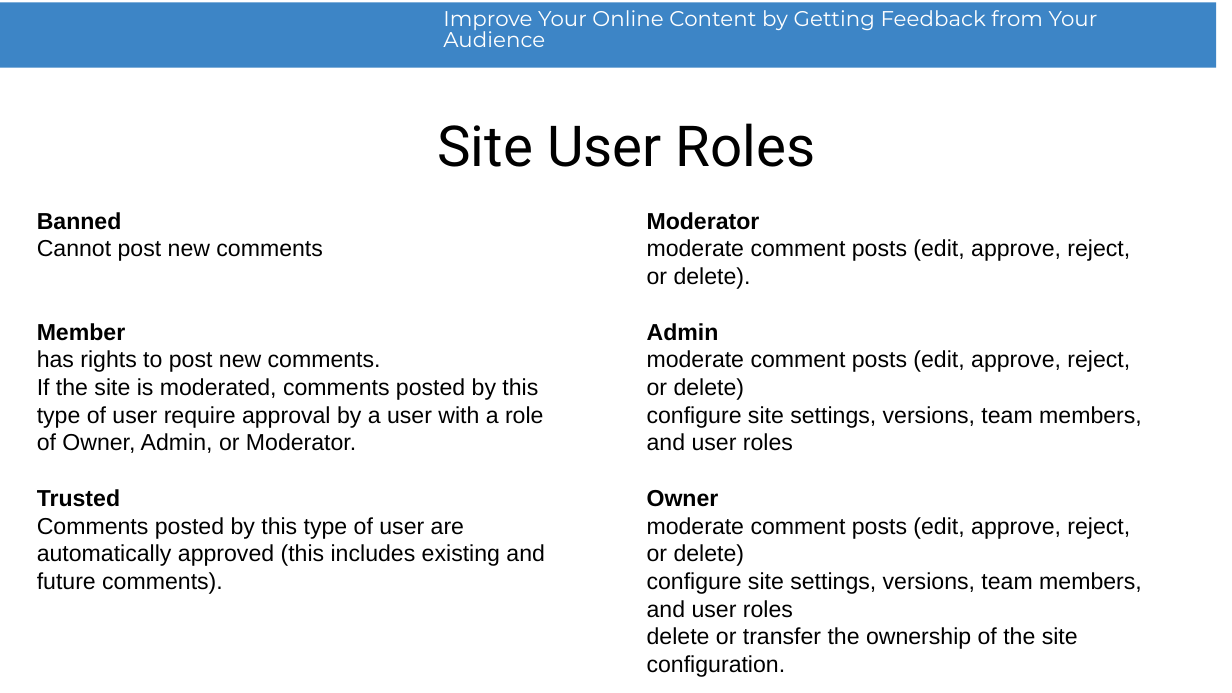
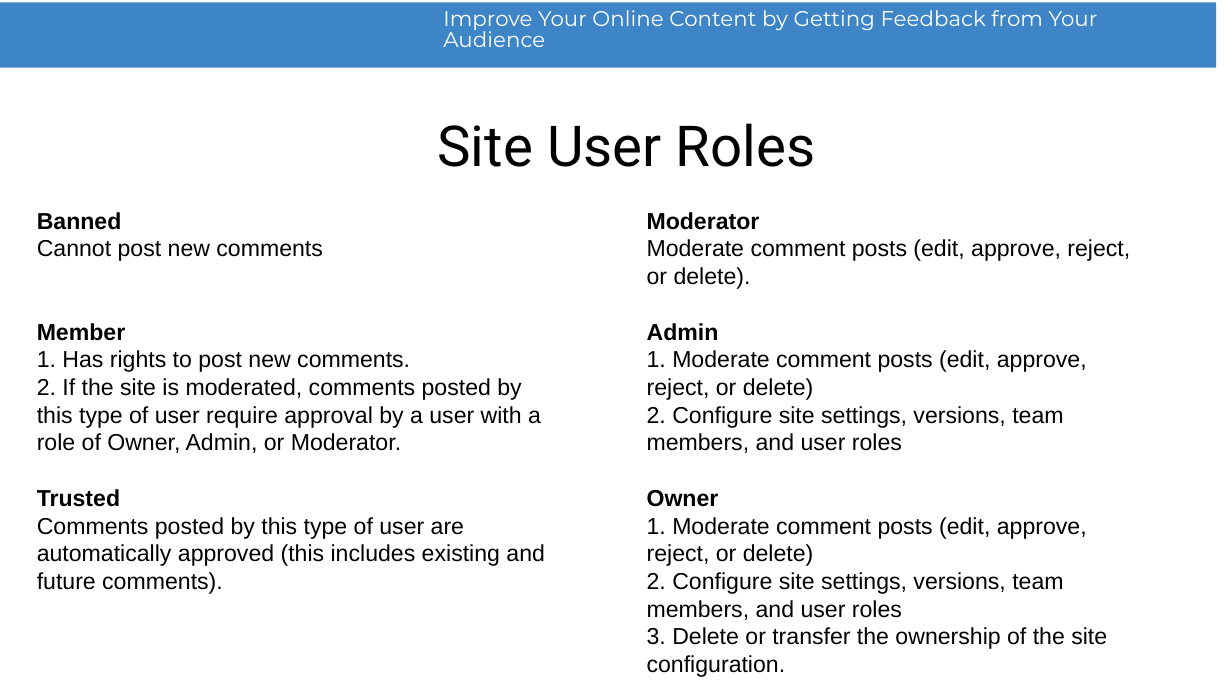
Before and after one commit to radu-pisoi/feedback-presentation, a slide deck: slide 26 of presentation/feedback-demo.odp (slide 20 before the commit). Drawn at 1232x693 pixels with LibreOffice and Linux fonts; fonts in the diff are those of the drawing; background and template pictures are left out. Boxes give left, top, right and bottom in pixels: in the first picture for what was removed or moved away, otherwise in the second. Text is boxed around its words. In the diff, an @@ line names an element or a change of style, - is before the commit and + after.

```diff
--- a/presentation/feedback-demo.odp
+++ b/presentation/feedback-demo.odp
@@ text at bbox=[647, 239, 1130, 289]: text changed @@
-moderate comment posts (edit, approve, reject, or delete).
+Moderate comment posts (edit, approve, reject, or delete).
@@ text at bbox=[37, 350, 541, 453]: text changed @@
-has rights to post new comments.
-If the site is moderated, comments posted by this type of user require approval by a user with a role of Owner, Admin, or Moderator.
+1. Has rights to post new comments.
+2. If the site is moderated, comments posted by this type of user require approval by a user with a role of Owner, Admin, or Moderator.
@@ text at bbox=[647, 350, 1087, 453]: text changed @@
-moderate comment posts (edit, approve, reject, or delete)
-configure site settings, versions, team members, and user roles
+1. Moderate comment posts (edit, approve, reject, or delete)
+2. Configure site settings, versions, team members, and user roles
@@ text at bbox=[647, 517, 1107, 677]: text changed @@
-moderate comment posts (edit, approve, reject, or delete)
-configure site settings, versions, team members, and user roles
-delete or transfer the ownership of the site configuration.
+1. Moderate comment posts (edit, approve, reject, or delete)
+2. Configure site settings, versions, team members, and user roles
+3. Delete or transfer the ownership of the site configuration.
```
Also in this commit, not shown: 2 other slides changed, 6 slides added, 11 other files.
